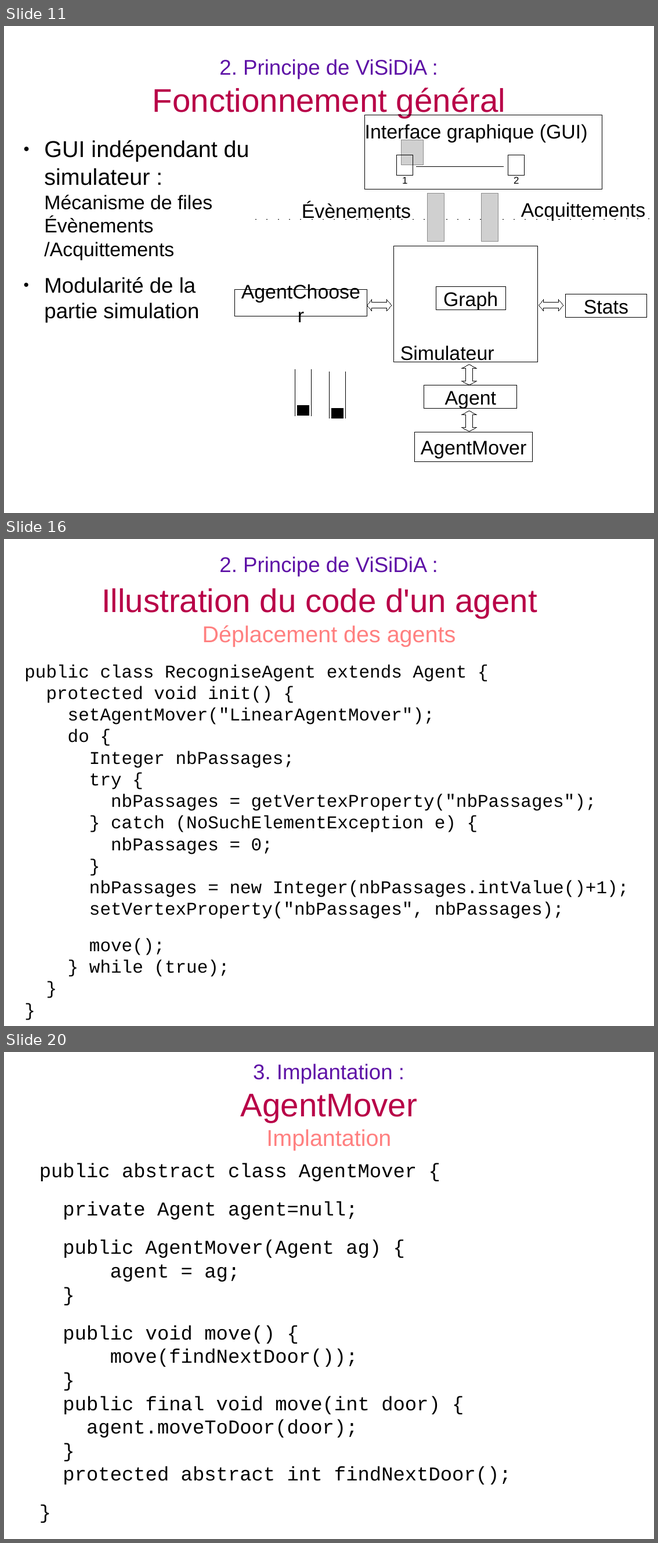
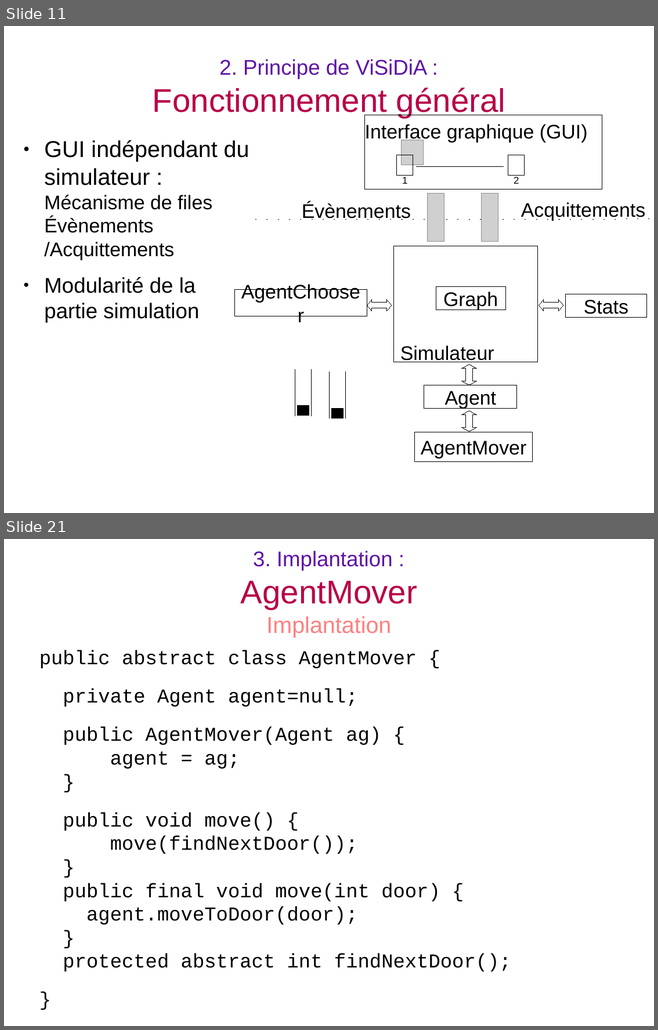
Before and after one commit to BackupTheBerlios/visidia-svn, a slide deck: trunk/doc/soutenance/soutenance.odp. Shown one above the other, each under a label of ours: slides 11, 16 and 20 before the commit, slides 11 and 21 after it; the slides between them are not shown. The pictures are 658x1543 and 658x1030 pixels, drawn with LibreOffice and Linux fonts; fonts in the diff are those of the drawing; grey boxes stand for pictures. Boxes give left, top, right and bottom in pixels: in the first picture for what was removed or moved away, otherwise in the second. Text is boxed around its words. In the diff, an @@ line names an element or a change of style, - is before the commit and + after.

```diff
--- a/trunk/doc/soutenance/soutenance.odp
+++ b/trunk/doc/soutenance/soutenance.odp
@@ slide 16 removed at <box>4,539,654,1026</box>, background #FFFFFF @@
@@ title removed at <box>101,556,537,647</box> @@
-2. Principe de ViSiDiA :
-Illustration du code d'un agent
-Déplacement des agents
@@ text removed at <box>24,664,628,977</box> @@
-public class RecogniseAgent extends Agent {
-protected void init() {
-setAgentMover("LinearAgentMover");
-do {
-Integer nbPassages;
-try {
-nbPassages = getVertexProperty("nbPassages");
-} catch (NoSuchElementException e) {
-nbPassages = 0;
-}
-nbPassages = new Integer(nbPassages.intValue()+1);
-setVertexProperty("nbPassages", nbPassages);
-move();
-} while (true);
-}
-}
@@ what was slide 20 is now slide 21 @@
```
Also in this commit, not shown: 8 slides changed, 3 slides added, 2 other slides removed, 3 other files.
